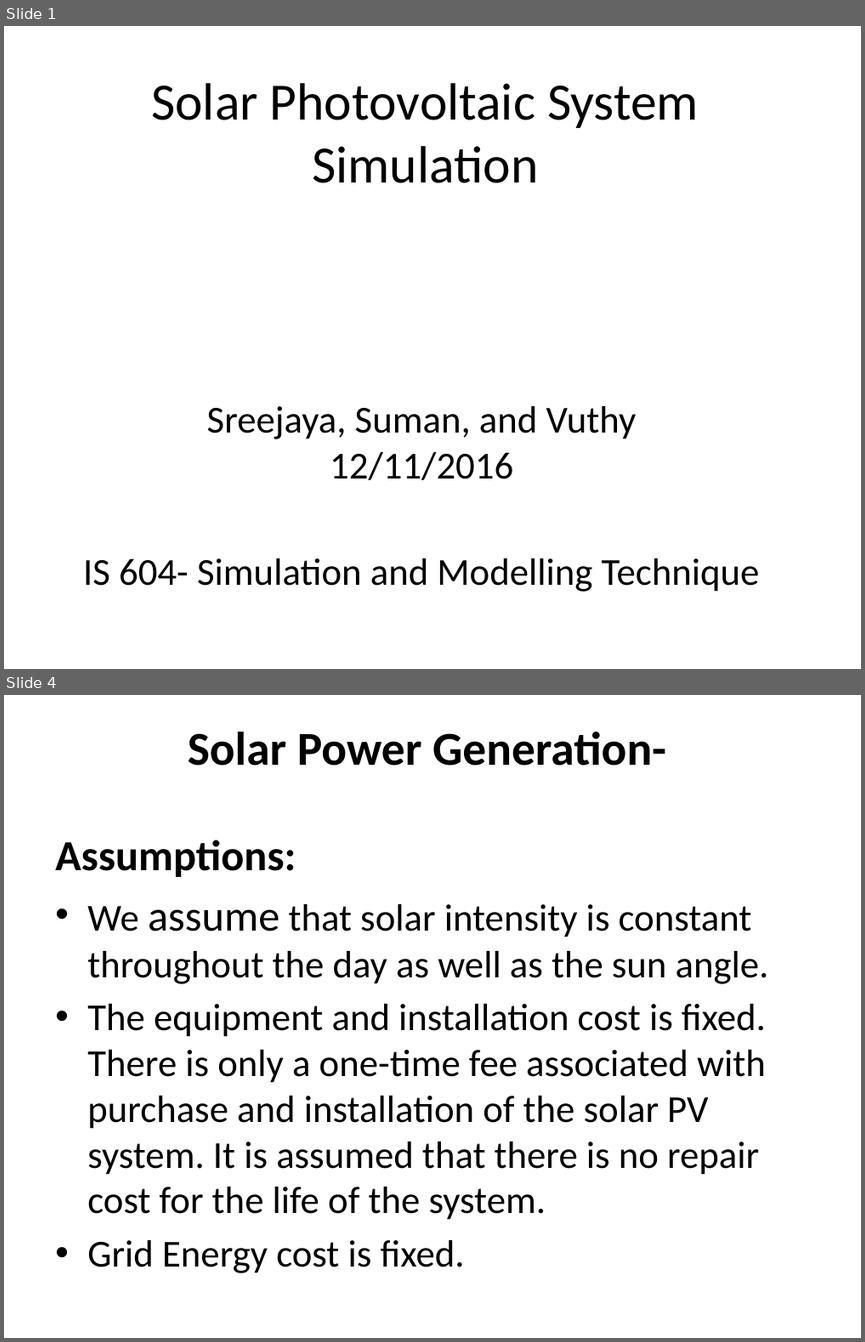
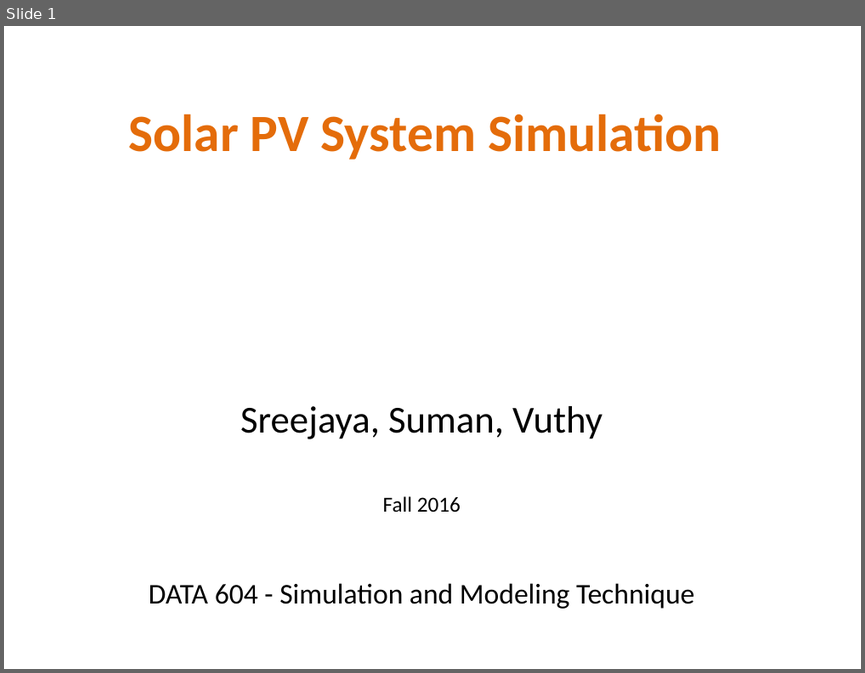
Before and after one commit to Nguyver/DATA621, a slide deck: DATA604_Final/Solar Photovoltaic System Simulation.pptx. Shown one above the other, each under a label of ours: slides 1 and 4 before the commit, slide 1 after it; the slides between them are not shown. The pictures are 865x1342 and 865x673 pixels, drawn with LibreOffice and Linux fonts; fonts in the diff are those of the drawing; background and template pictures are left out. Boxes give left, top, right and bottom in pixels: in the first picture for what was removed or moved away, otherwise in the second. Text is boxed around its words. In the diff, an @@ line names an element or a change of style, - is before the commit and + after.

```diff
--- a/DATA604_Final/Solar Photovoltaic System Simulation.pptx
+++ b/DATA604_Final/Solar Photovoltaic System Simulation.pptx
@@ slide 4 removed at (4,695,861,1338), background picture (left out) @@
@@ title removed at (188,732,666,766) @@
-Solar Power Generation-
@@ text removed at (55,839,769,1273) @@
-Assumptions:
-• We assume that solar intensity is constant throughout the day as well as the sun angle.
-• The equipment and installation cost is fixed. There is only a one-time fee associated with purchase and installation of the solar PV system. It is assumed that there is no repair cost for the life of the system.
-• Grid Energy cost is fixed.
@@ slide 1 changed as well @@
@@ title at (128,114,721,159): text changed; text colour #000000 to #E46C0A; bold on @@
-Solar Photovoltaic System Simulation
+Solar PV System Simulation
@@ subtitle at (148,406,694,608): text changed; size 32 to 24 pt @@
-Sreejaya, Suman, and Vuthy
-12/11/2016
-IS 604- Simulation and Modelling Technique
+Sreejaya, Suman, Vuthy
+Fall 2016
+DATA 604 - Simulation and Modeling Technique
```
Also in this commit, not shown: 2 other slides changed, 5 slides added, 1 other slide removed, 1 other file.
